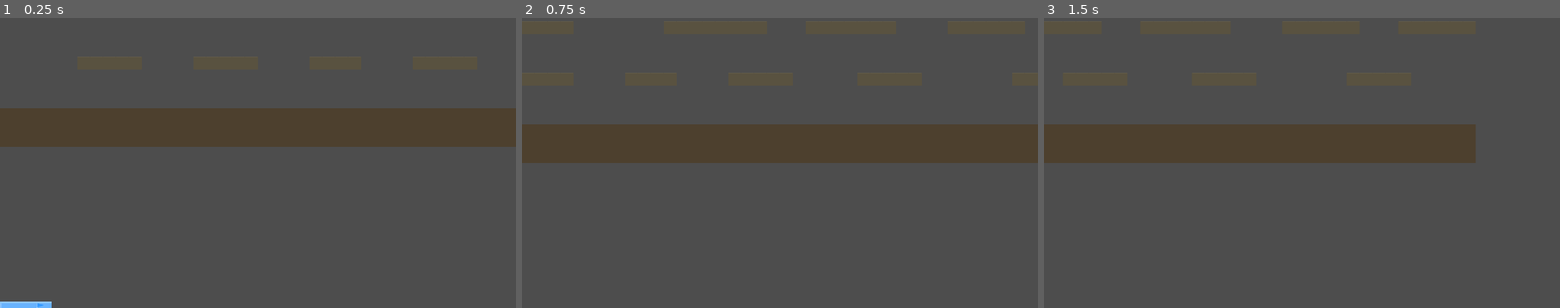
Above: before the commit, frames 1-3 (left to right).
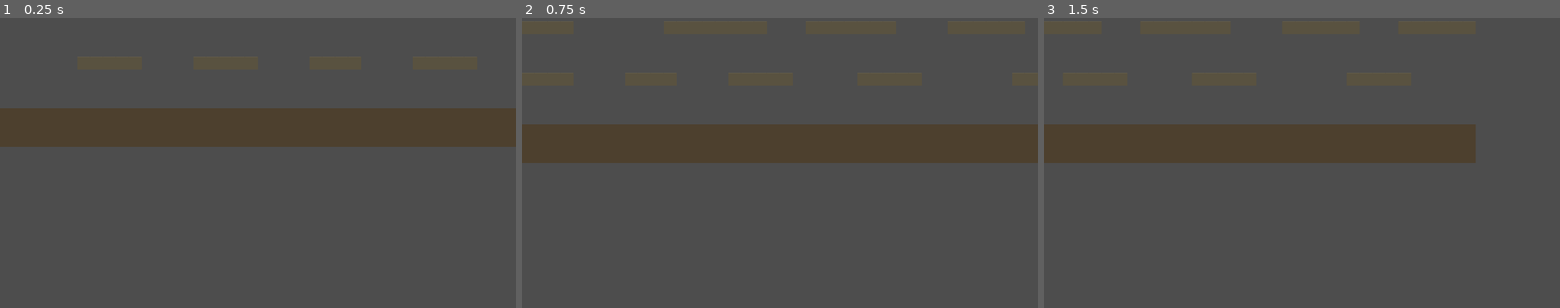
Above: after the commit, the same moments.

Repository: infinitybiscuit/fortress-command
Game: Godot game, scene res://scenes/game/game_scene.tscn
Same seed, same stepped clock (60 frames per second), same inputs: the game is played once before the commit and once after it.
Inputs (mouse positions are in pixels of both pictures, inside the frame that each line leads up to):
- Up to frame 1 (0.25 s): no input
- Up to frame 2 (0.75 s): tap Enter at 0.5 s; move the mouse to (893, 148) at 0.52 s; hold Right (ui_right) from 0.53 s (still down); click (893, 148) at 0.67 s
- Up to frame 3 (1.5 s): keep holding Right (ui_right); tap Up (ui_up) at 0.77 s; tap Space at 1.25 s; move the mouse to (1198, 177) at 1.27 s

The runs differ from the first frame. In frame 1, 0.2% of the frame differs, in the area x 0-10%, y 97-100%; in frame 2, nothing differs; in frame 3, nothing differs.
Error after the commit: Parse Error: Expected ":" or "when" after "match" patterns. (res://scripts/game/game_scene.gd:192)

Commit message:
fix: HQ now sits on ground surface — spawn at ground_y - 3 tiles instead of ground_y - 1
- ground_y=17, HQ is 3 tiles tall
- old: tile_y=16, world_y=512 → HQ bottom at 608 (below ground y=544)
- new: tile_y=14, world_y=448 → HQ bottom at 544 (on ground surface)

Diff:
--- a/godot/scripts/game/game_scene.gd
+++ b/godot/scripts/game/game_scene.gd
@@ -189,8 +189,8 @@
 				"hq": null
 			})
 			# Place HQs at ground level
-			_spawn_hq_for_player(0, 2, ground_y - 1)
-			_spawn_hq_for_player(1, 193, ground_y - 1)
+		_spawn_hq_for_player(0, 2, ground_y - 3)
+		_spawn_hq_for_player(1, 193, ground_y - 3)
 
 		GameMode.ONE_V_ONE:
 			# Two human players
@@ -208,8 +208,8 @@
 				"is_ai": false,
 				"hq": null
 			})
-			_spawn_hq_for_player(0, 2, ground_y - 1)
-			_spawn_hq_for_player(1, 193, ground_y - 1)
+		_spawn_hq_for_player(0, 2, ground_y - 3)
+		_spawn_hq_for_player(1, 193, ground_y - 3)
 
 		GameMode.TWO_V_TWO:
 			# 4 players total
@@ -217,10 +217,10 @@
 			players.append({"faction": 1, "income": 0, "money": 500, "is_ai": true, "hq": null})
 			players.append({"faction": 2, "income": 0, "money": 500, "is_ai": true, "hq": null})
 			players.append({"faction": 3, "income": 0, "money": 500, "is_ai": false, "hq": null})
-			_spawn_hq_for_player(0, 2, ground_y - 1)
-			_spawn_hq_for_player(1, 60, ground_y - 1)
-			_spawn_hq_for_player(2, 140, ground_y - 1)
-			_spawn_hq_for_player(3, 193, ground_y - 1)
+			_spawn_hq_for_player(0, 2, ground_y - 3)
+			_spawn_hq_for_player(1, 60, ground_y - 3)
+			_spawn_hq_for_player(2, 140, ground_y - 3)
+			_spawn_hq_for_player(3, 193, ground_y - 3)
 
 		GameMode.SKIRMISH:
 			# Single player vs multiple AI
@@ -228,10 +228,10 @@
 			players.append({"faction": 1, "income": 0, "money": 500, "is_ai": true, "hq": null})
 			players.append({"faction": 2, "income": 0, "money": 500, "is_ai": true, "hq": null})
 			players.append({"faction": 3, "income": 0, "money": 500, "is_ai": true, "hq": null})
-			_spawn_hq_for_player(0, 2, ground_y - 1)
-			_spawn_hq_for_player(1, 50, ground_y - 1)
-			_spawn_hq_for_player(2, 100, ground_y - 1)
-			_spawn_hq_for_player(3, 193, ground_y - 1)
+			_spawn_hq_for_player(0, 2, ground_y - 3)
+			_spawn_hq_for_player(1, 50, ground_y - 3)
+			_spawn_hq_for_player(2, 100, ground_y - 3)
+			_spawn_hq_for_player(3, 193, ground_y - 3)
 
 	# Initialize income rates after setup
 	for i in range(players.size()):
